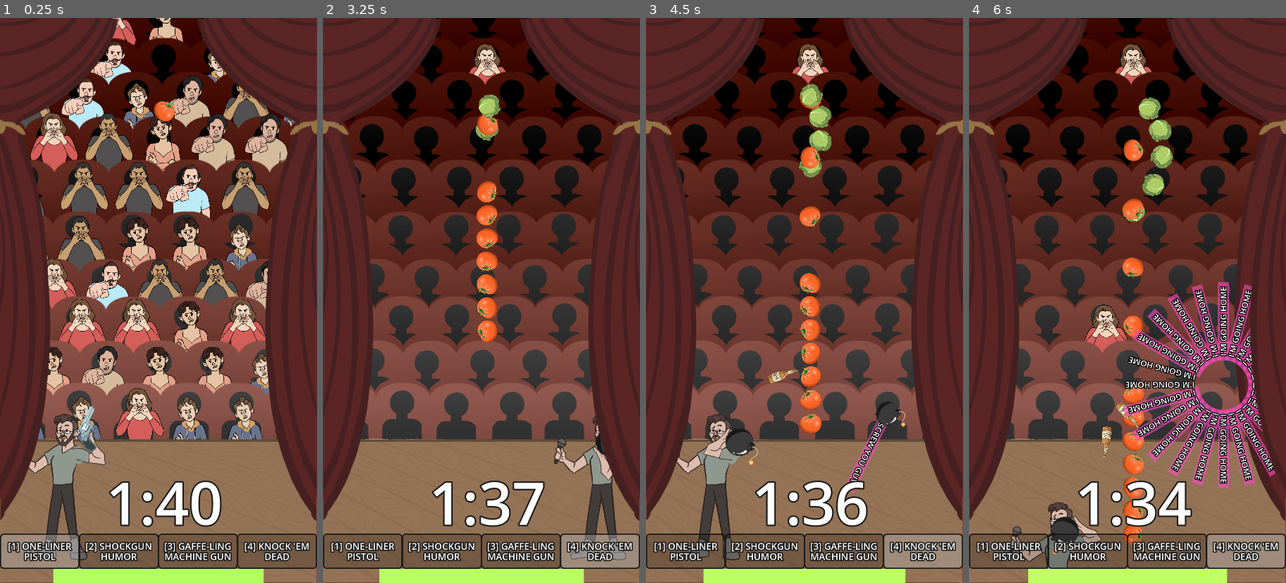
Above: before the commit, frames 1-4 (left to right).
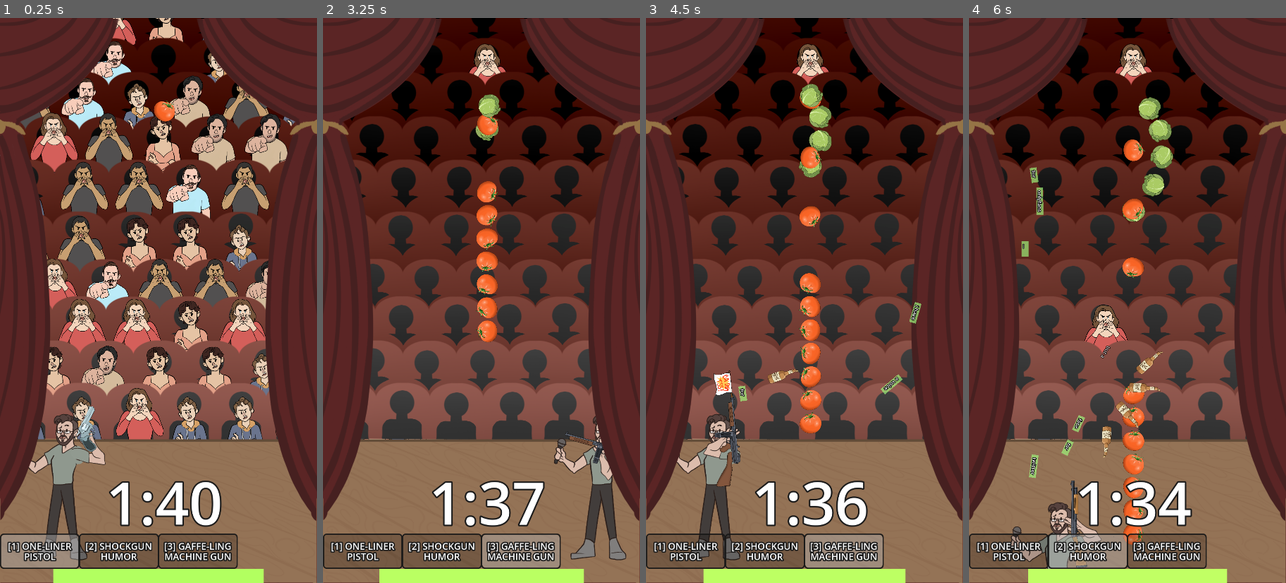
Above: after the commit, the same moments.

Repository: danmiltenberger/GlobalGameJam
Game: Godot game, scene res://LevelControl/game_control.tscn
The game is run twice, just before and just after one commit, with the same random seed, the same clock (stepped at 60 frames per second) and the same inputs.
Inputs (mouse positions are in pixels of both pictures, inside the frame that each line leads up to):
- Up to frame 1 (0.25 s): no input
- Up to frame 2 (3.25 s): move the mouse to (551, 272) at 0.52 s; hold Right (ui_right) 0.53-1.28 s; click (551, 272) at 0.6 s; tap 1 (weapon1) at 0.8, 1.35 s; move the mouse to (418, 328) at 1.27 s; hold Down (ui_down) 1.28-2.03 s; tap 2 (weapon2) at 1.55, 2.1 s; move the mouse to (513, 176) at 2.02 s; hold Right (ui_right) 2.03-2.78 s; tap 3 (weapon3) at 2.3, 2.85 s; move the mouse to (465, 413) at 2.77 s; hold Up (ui_up) from 2.78 s (still down); tap 4 (weapon4) at 3.05 s
- Up to frame 3 (4.5 s): move the mouse to (899, 385) at 3.52 s; release Up (ui_up) at 3.53 s; hold Left (ui_left) from 3.53 s (still down); tap 4 (weapon4) at 3.6 s; click (899, 385) at 3.8 s; move the mouse to (709, 215) at 4.27 s; click (709, 215) at 4.35 s
- Up to frame 4 (6 s): tap 1 (weapon1) at 4.55, 5.1 s; move the mouse to (1143, 300) at 5.02 s; release Left (ui_left) at 5.03 s; hold Down (ui_down) 5.03-5.78 s; tap 2 (weapon2) at 5.3, 5.85 s; move the mouse to (1079, 159) at 5.77 s; hold Right (ui_right) from 5.78 s (still down)

The runs differ from the first frame. In frame 1, 1.6% of the frame differs, in the area x 74-100%, y 91-98%; in frame 2, 2.3%; in frame 3, 3.9%; in frame 4, 11%, in the area x 16-100%, y 26-98%.

Commit message:
cooldowns

Diff:
--- a/Globals.gd
+++ b/Globals.gd
@@ -20,6 +20,8 @@
 	currentGunIndex = index
 
 var stuckFiring := false
+var timeTo4Max := 20.0
+var timeTo4 := 20.0
 
 var jokes_landed: int = 0		# how many times a word hit a tomato
 var total_damage_taken: int = 0	# tracks how much damage
--- a/Levels/Level.gd
+++ b/Levels/Level.gd
@@ -5,6 +5,7 @@
 @export var repetitions: int = 4
 
 @onready var heckler_handler: HecklerHandler = $HecklerHandler
+@onready var gun4Panel: Control = $GameInterface/GunSelectors/GunPanel4
 
 func _ready() -> void:
 	heckler_handler.load_csv(csv_str, repetitions)
@@ -12,5 +13,12 @@
 	Globals.game_over = false
 
 func _process(delta):
+	if Globals.timeTo4 > 0:
+		Globals.timeTo4 -= delta;
+
 	# Decay health 1:1 with time
 	Globals.health = max(Globals.health - delta, 0.0)
+	if Globals.timeTo4 <= 0:
+		gun4Panel.modulate = Color(1, 1, 1, 1)
+	else :
+		gun4Panel.modulate = Color(1, 1, 1, 0)
--- a/Player.gd
+++ b/Player.gd
@@ -39,7 +39,7 @@
 			Globals.setGunIndex(1)
 		elif Input.is_action_just_pressed("weapon3"):
 			Globals.setGunIndex(2)
-		elif Input.is_action_just_pressed("weapon4"):
+		elif Globals.timeTo4 <= 0.0 && Input.is_action_just_pressed("weapon4"):
 			Globals.setGunIndex(3)
 		update_gun()
 
--- a/Projectiles/Projectile.gd
+++ b/Projectiles/Projectile.gd
@@ -30,6 +30,7 @@
 			destroy()
 		elif body is Word:		# if it hits a player's words
 			body.get_node("Label/ColorRect").visible = false
+			body.get_node("Label").modulate = Color(1, 1, 1, 0.7)
 			(body as StaticBody2D).collision_layer = 0
 			destroy()
 
--- a/Weapons/gun_4.gd
+++ b/Weapons/gun_4.gd
@@ -74,6 +74,7 @@
 	stuck_timer.wait_time = line.timing + bullet.get_node("Bomber").lifetime
 	stuck_timer.start()
 	Globals.stuckFiring = true
+	Globals.timeTo4 = Globals.timeTo4Max
 
 	left_shoot.show()
 	right_shoot.show()
